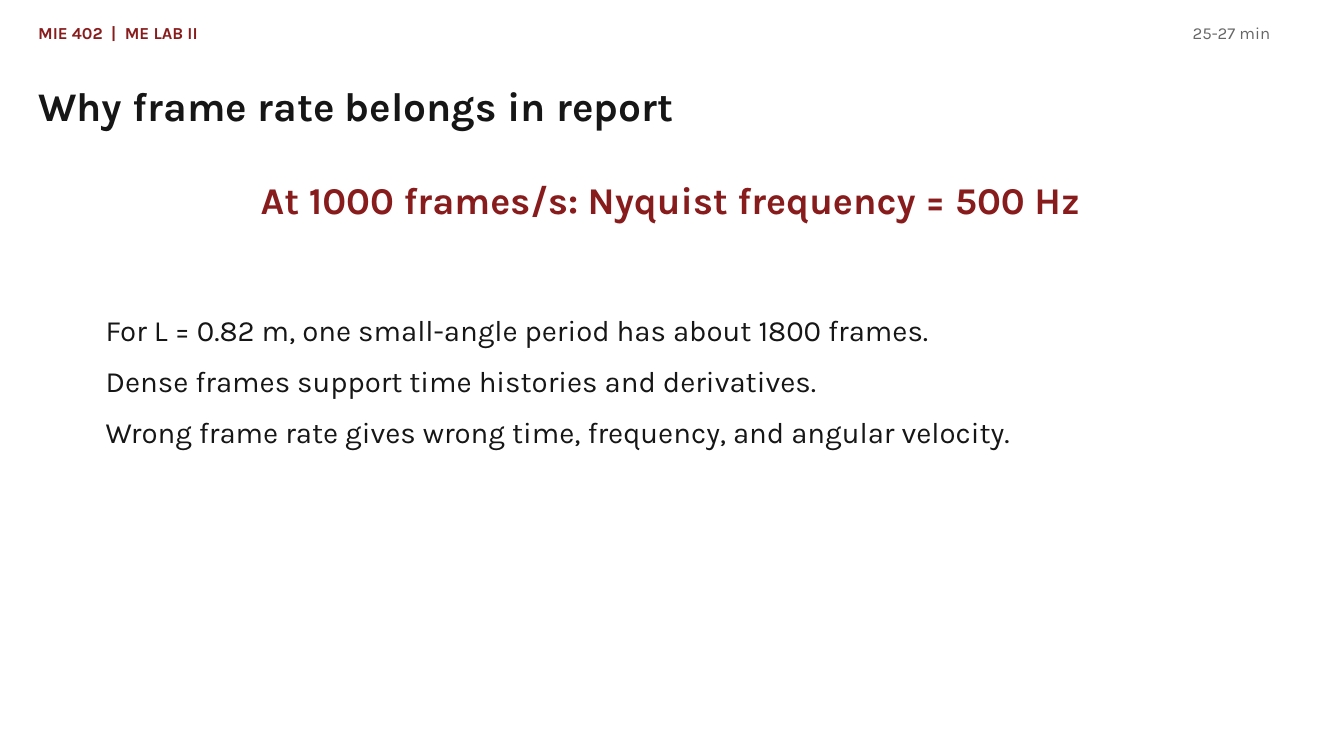
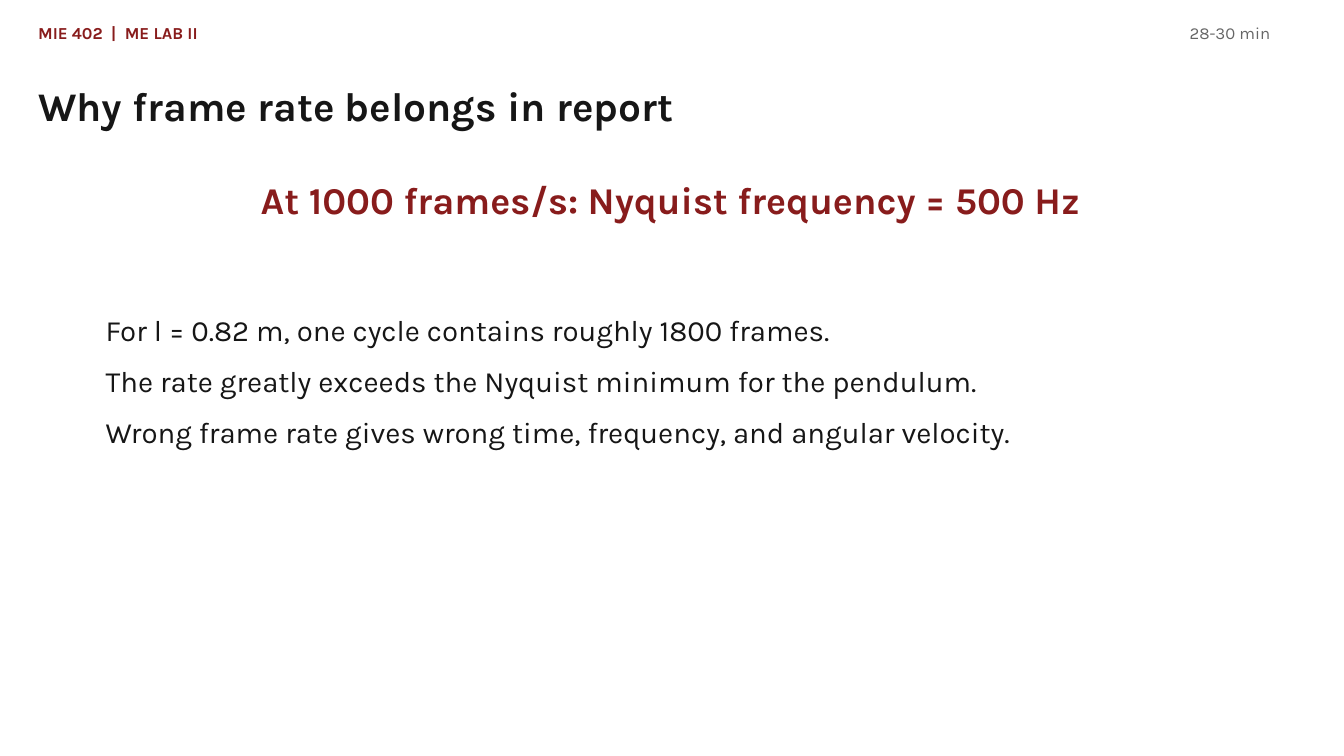
Before and after one commit to Ehsan-Roohi/MIE402-Lab, a slide deck: slide 14 of site/docs/MIE402_Lecture03_Single_Pendulum_PreLab2_Fall2026.pptx (slide 13 before the commit). Drawn at 1344x756 pixels with LibreOffice and Linux fonts; fonts in the diff are those of the drawing. Boxes give left, top, right and bottom in pixels: in the first picture for what was removed or moved away, otherwise in the second. Text is boxed around its words. In the diff, an @@ line names an element or a change of style, - is before the commit and + after.

```diff
--- a/site/docs/MIE402_Lecture03_Single_Pendulum_PreLab2_Fall2026.pptx
+++ b/site/docs/MIE402_Lecture03_Single_Pendulum_PreLab2_Fall2026.pptx
@@ text at [1190,27,1270,39]: text changed @@
-25-27 min
+28-30 min
@@ text at [106,320,976,399]: text changed @@
-For L = 0.82 m, one small-angle period has about 1800 frames.
-Dense frames support time histories and derivatives.
+For l = 0.82 m, one cycle contains roughly 1800 frames.
+The rate greatly exceeds the Nyquist minimum for the pendulum.
```
Also in this commit, not shown: 18 other slides changed, 2 slides added, 1 slide removed, 7 other files.
